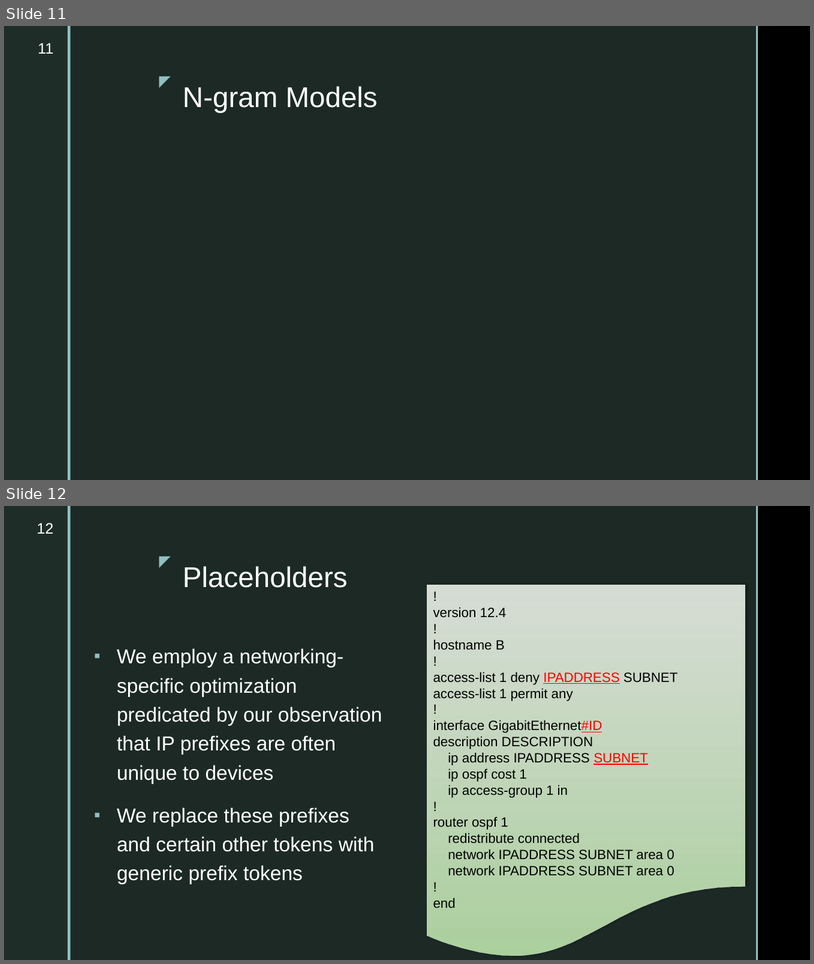
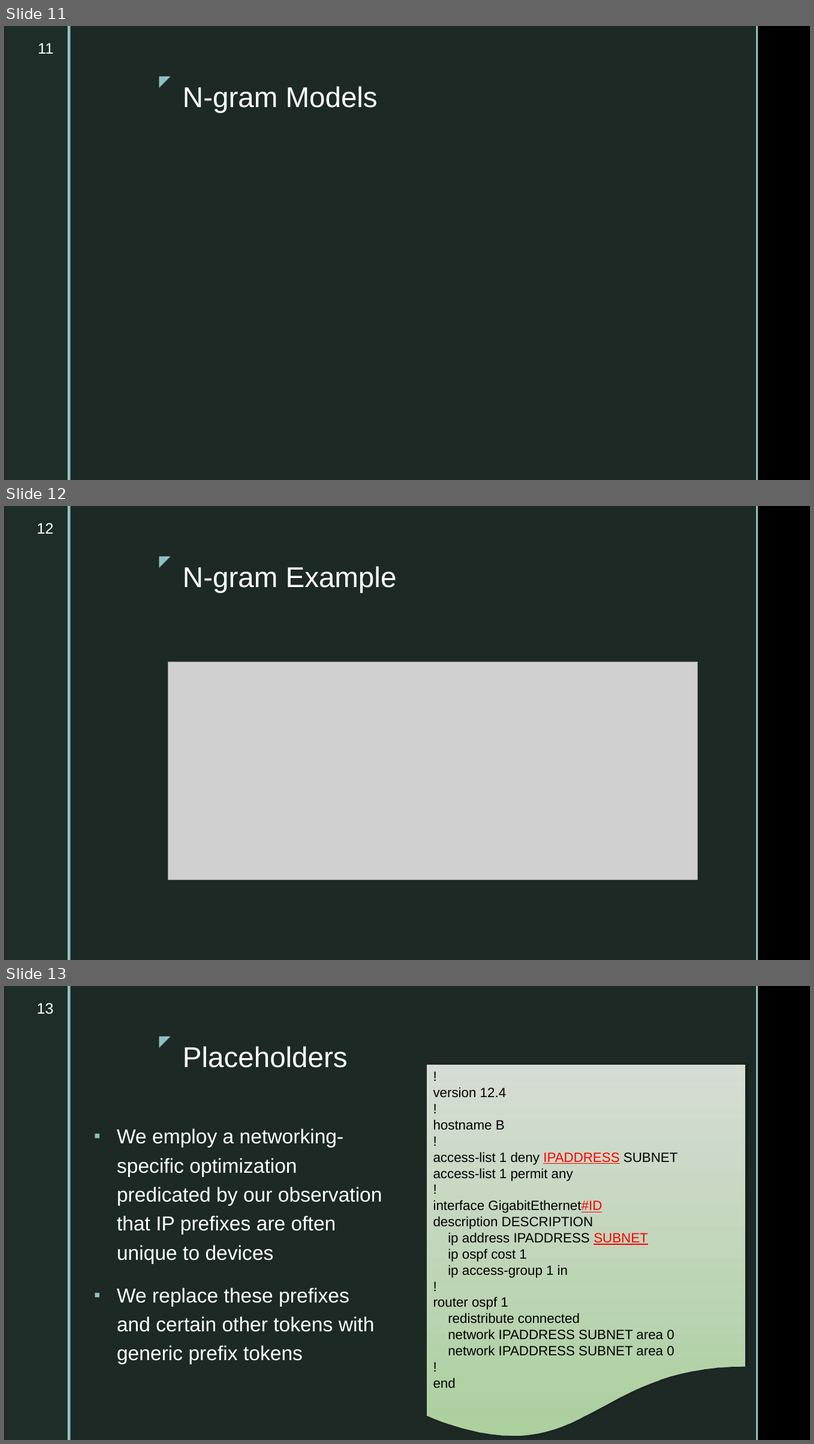
Before and after one commit to ahsanMah/config-completion, a slide deck: Final Presentation.pptx. Shown one above the other, each under a label of ours: slides 11 and 12 before the commit, slides 11, 12 and 13 after it. The pictures are 814x964 and 814x1444 pixels, drawn with LibreOffice and Linux fonts; fonts in the diff are those of the drawing; grey boxes stand for pictures; background and template pictures are left out. Boxes give left, top, right and bottom in pixels: in the first picture for what was removed or moved away, otherwise in the second. Text is boxed around its words. In the diff, an @@ line names an element or a change of style, - is before the commit and + after.

```diff
--- a/Final Presentation.pptx
+++ b/Final Presentation.pptx
@@ slide 12 added at bbox=[4, 506, 810, 960], background picture (left out); not listed: 5 template elements that a slide beside it also shows @@
@@ page number added at bbox=[37, 523, 54, 534], 18 pt, text #FFFFFF @@
+12
@@ title added at bbox=[183, 566, 397, 592], 34 pt, text #FFFFFF @@
+N-gram Example
@@ picture added at bbox=[168, 662, 698, 880] @@
@@ what was slide 12 is now slide 13 @@
@@ page number at bbox=[37, 1003, 54, 1014]: text changed @@
-12
+13
```
Also in this commit, not shown: 4 slides changed, 10 other files.
